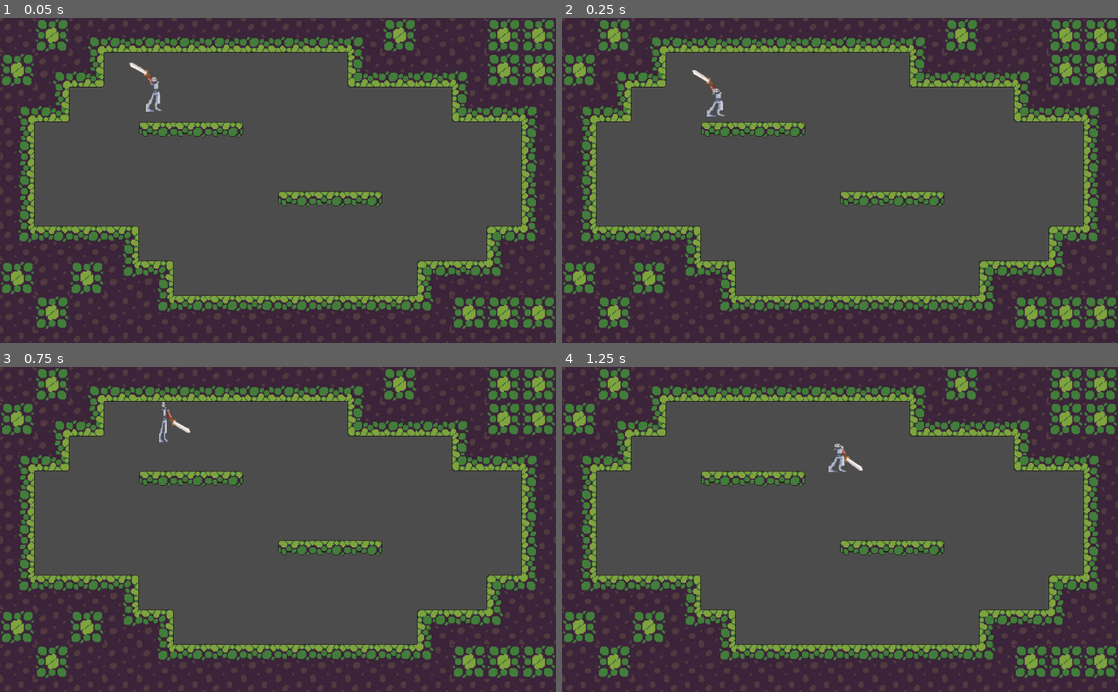
Above: before the commit, frames 1-4 (two rows, left to right).
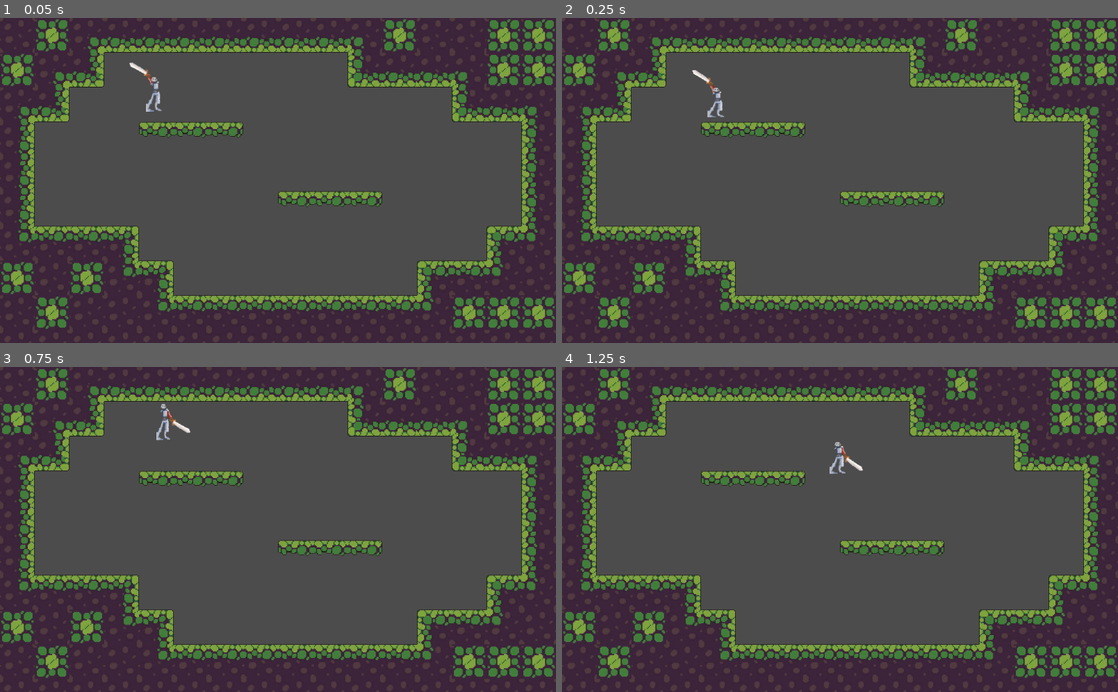
Above: after the commit, the same moments.

Repository: Sntx626/uol-gamejam-7
Game: Godot game, scene res://scenes/main_scene.tscn
The game is run twice, just before and just after one commit, with the same random seed, the same clock (stepped at 60 frames per second) and the same inputs.
Inputs (mouse positions are in pixels of both pictures, inside the frame that each line leads up to):
- Up to frame 1 (0.05 s): no input
- Up to frame 2 (0.25 s): no input
- Up to frame 3 (0.75 s): move the mouse to (400, 513) at 0.52 s; hold D (move_right) from 0.53 s (still down); hold W (jump) from 0.53 s (still down)
- Up to frame 4 (1.25 s): keep holding D (move_right); keep holding W (jump)

Frame 1 is identical in both runs. In frame 2, less than 0.1% of the frame differs, in the area x 26-30%, y 21-31%; in frame 3, 0.1%, in the area x 28-31%, y 10-24%; in frame 4, less than 0.1%.

Commit message:
fixed squash

Diff:
--- a/src/Player.gd
+++ b/src/Player.gd
@@ -15,7 +15,7 @@
 export var max_fall_speed := 1000
 export var jump_height := -700
 
-export var squash_speed := 0.01
+export var squash_speed := 0.05
 
 var touching_ground := false
 var touching_wall := false
@@ -50,7 +50,7 @@
 		yield(get_tree().create_timer(0.2), "timeout")
 		coyote_time = false
 	if (!touching_ground and (ground_ray.is_colliding() or ground_ray2.is_colliding())):
-		ani.scale = Vector2(1.2, 0.8)
+		ani.scale = Vector2(1.1, 0.8)
 	touching_ground = (ground_ray.is_colliding() or ground_ray2.is_colliding())
 	if (touching_ground):
 		is_jumping = false
@@ -103,7 +103,7 @@
 		if (Input.is_action_just_pressed("jump") or air_jump_pressed):
 			velocity.y = jump_height
 			touching_ground = false
-			ani.scale = Vector2(0.5, 1.2)
+			ani.scale = Vector2(0.8, 1.1)
 	else:
 		if (velocity.y < 0 and !Input.is_action_pressed("jump")):
 			velocity.y = max(velocity.y, jump_height/2)
